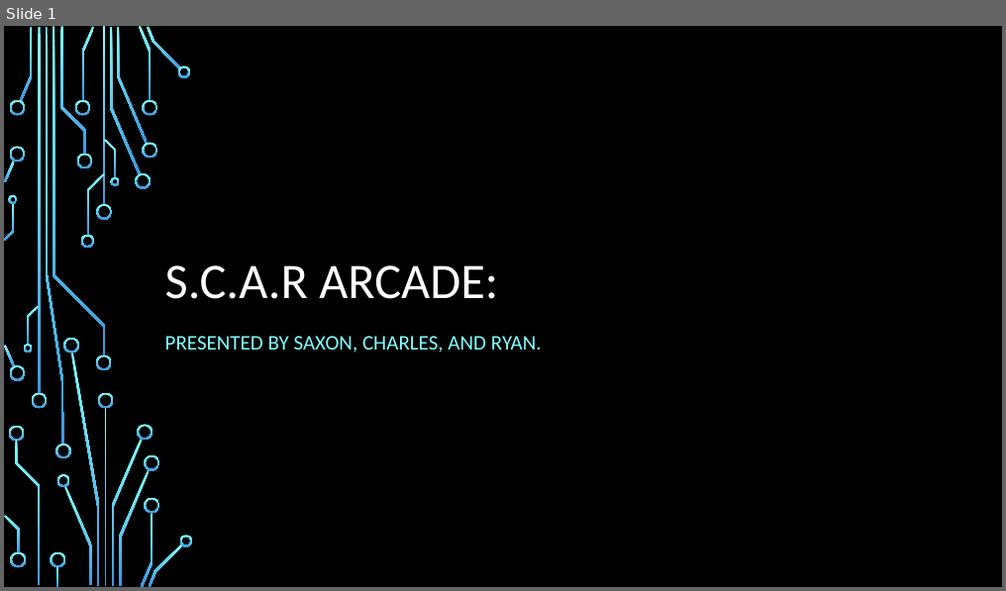
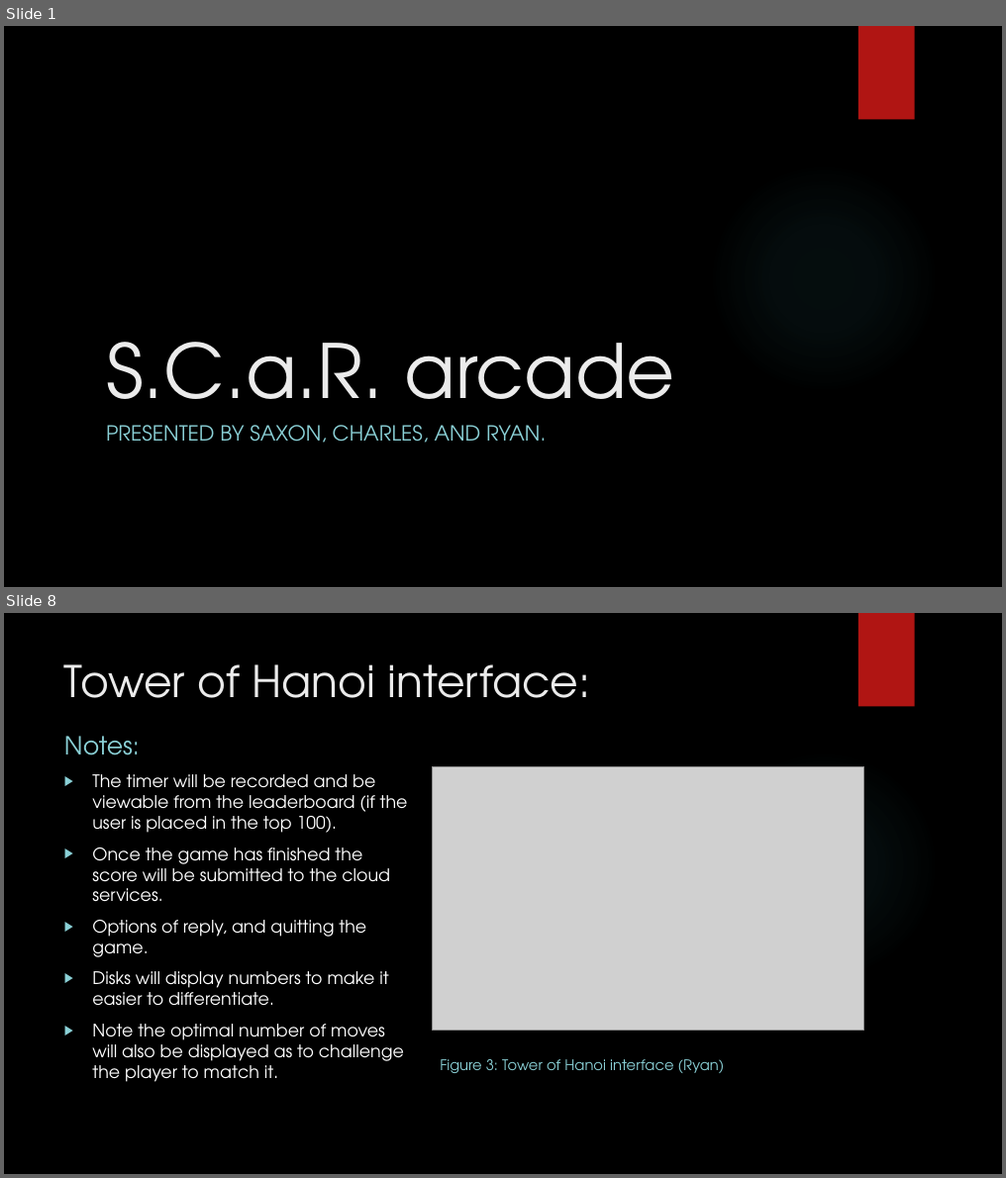
Before and after one commit to IgnitionOrk/SCaR_Arcade, a slide deck: SCaRArcade.pptx. Shown one above the other, each under a label of ours: slide 1 before the commit, slides 1 and 8 after it; the slides between them are not shown. The pictures are 1006x591 and 1006x1178 pixels, drawn with LibreOffice and Linux fonts; fonts in the diff are those of the drawing; grey boxes stand for pictures; background and template pictures are left out. Boxes give left, top, right and bottom in pixels: in the first picture for what was removed or moved away, otherwise in the second. Text is boxed around its words. In the diff, an @@ line names an element or a change of style, - is before the commit and + after.

```diff
--- a/SCaRArcade.pptx
+++ b/SCaRArcade.pptx
@@ slide 8 added at [4,613,1002,1174], background picture (left out); not listed: 2 template elements that a slide beside it also shows @@
@@ title added at [64,664,591,698], 42 pt, text #EBEBEB @@
+Tower of Hanoi interface:
@@ text added at [64,736,140,756], 24 pt, text #8AD0D6 @@
+Notes:
@@ text added at [92,774,408,1082], 16.6 pt, text #FFFFFF @@
+▶ The timer will be recorded and be viewable from the leaderboard (if the user is placed in the top 100).
+▶ Once the game has finished the score will be submitted to the cloud services.
+▶ Options of reply, and quitting the game.
+▶ Disks will display numbers to make it easier to differentiate.
+▶ Note the optimal number of moves will also be displayed as to challenge the player to match it.
@@ picture added at [433,767,864,1030] @@
@@ text added at [440,1059,725,1073], 14 pt, text #8AD0D6 @@
+Figure 3: Tower of Hanoi interface (Ryan)
@@ slide 1 changed as well @@
@@ rectangle added at [858,26,915,120], fill #B01513 @@
@@ title at [106,342,675,432]: text changed; size 48 to 72 pt; font Calibri to TeX Gyre Adventor; text colour #FFFFFF to #EBEBEB @@
-S.C.A.R ARCADE:
+S.C.a.R. arcade
@@ subtitle "PRESENTED BY SAXON, CHARLES, AND ...": place and size @@
-subtitle "PRESENTED BY SAXON, CHARLES, AND ..." at [165,336,542,353]
+subtitle "PRESENTED BY SAXON, CHARLES, AND ..." at [106,425,546,443]
@@ subtitle "PRESENTED BY SAXON, CHARLES, AND ..." at [106,425,546,443]: font Calibri to TeX Gyre Adventor, text colour #82FFFF to #8AD0D6; line spacing 1.2 to 1 @@
@@ group removed at [4,26,193,587]: 50 freeform shapes, 4 rectangles @@
```
Also in this commit, not shown: 7 other slides changed, 3 other slides added, 3 slides removed.
